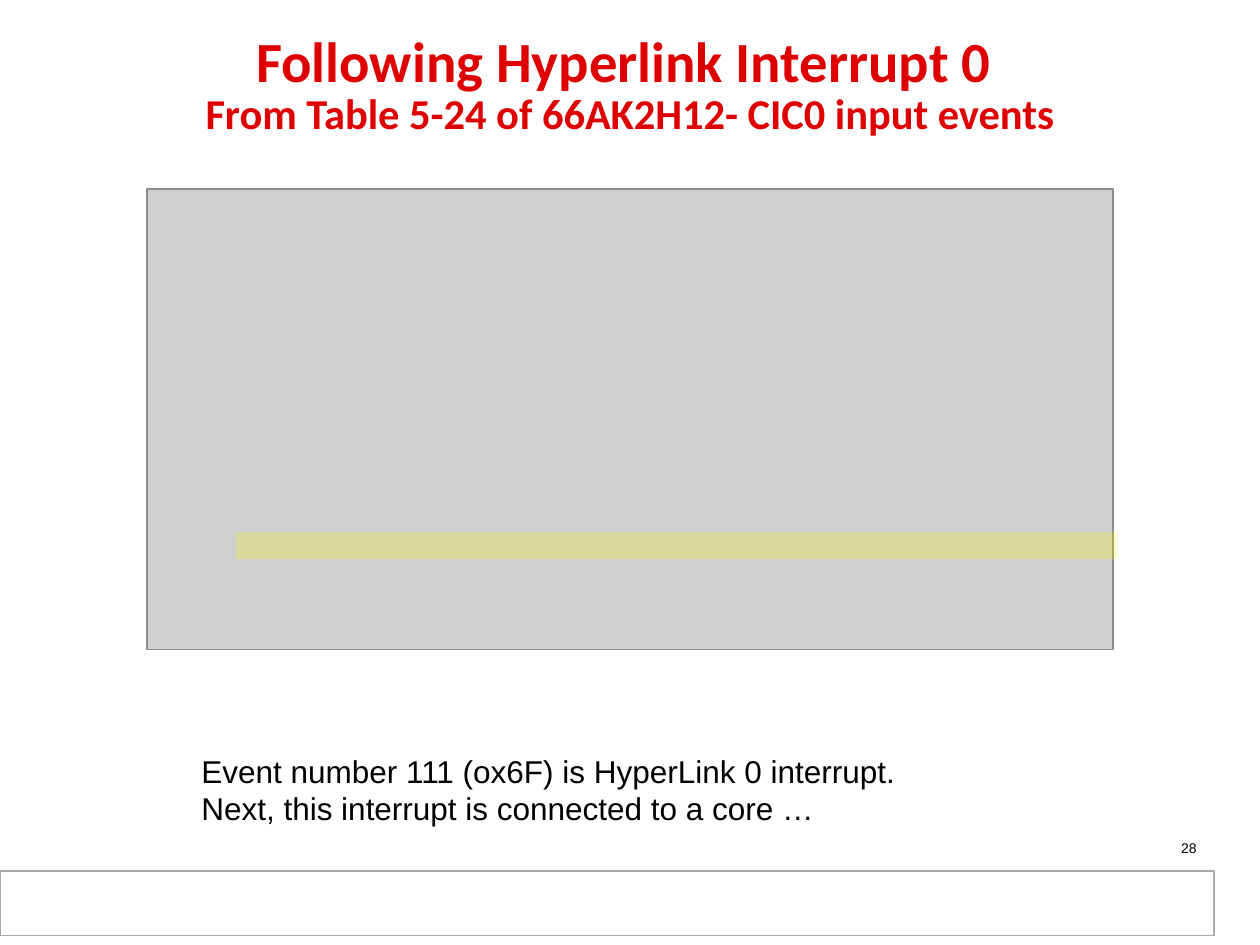
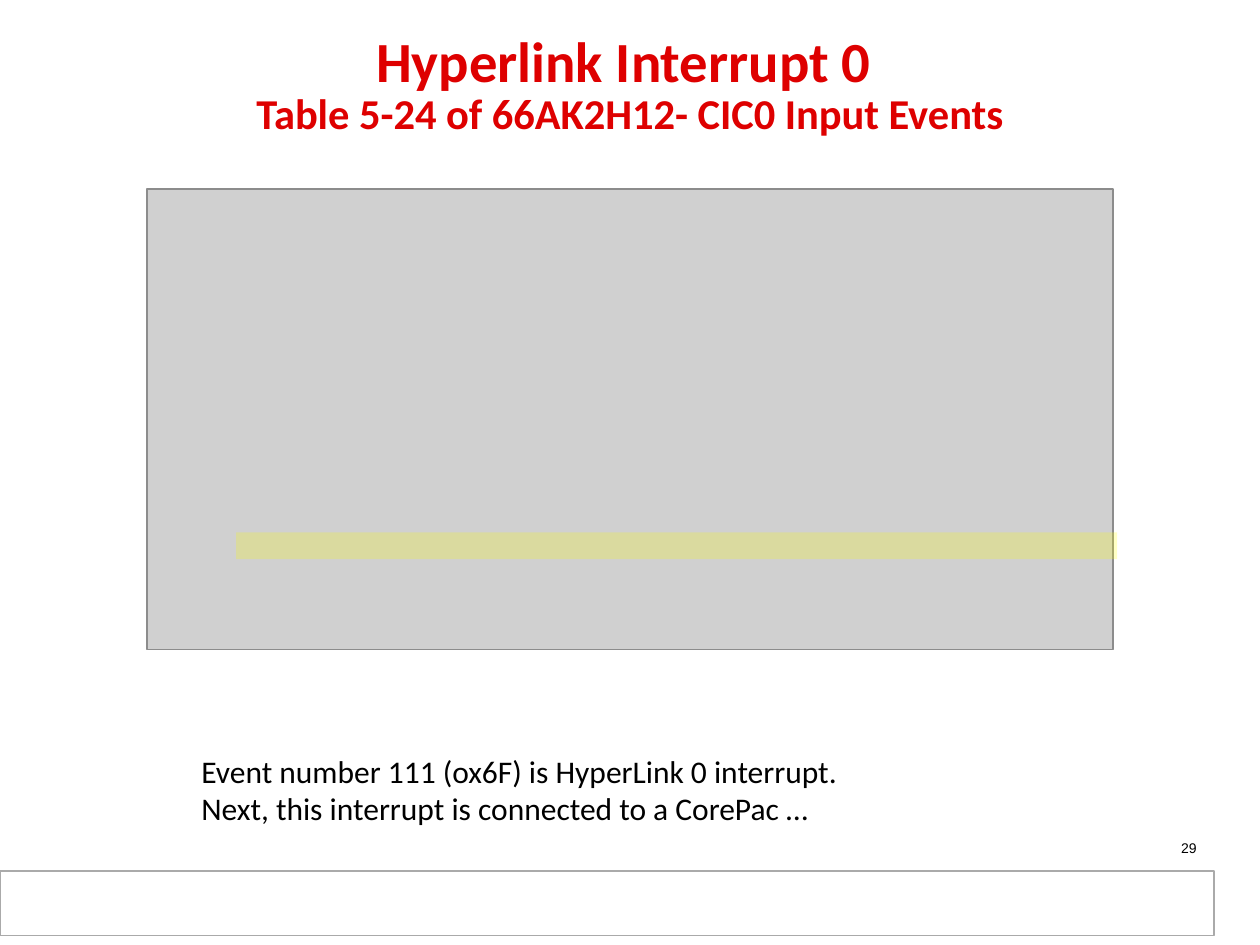
Before and after one commit to hari1989/keystone-workshop, a slide deck: slide 29 of slides/KeyStone_Interrupts.pptx (slide 28 before the commit). Drawn at 1260x945 pixels with LibreOffice and Linux fonts; fonts in the diff are those of the drawing; grey boxes stand for pictures; background and template pictures are left out. Boxes give left, top, right and bottom in pixels: in the first picture for what was removed or moved away, otherwise in the second. Text is boxed around its words. In the diff, an @@ line names an element or a change of style, - is before the commit and + after.

```diff
--- a/slides/KeyStone_Interrupts.pptx
+++ b/slides/KeyStone_Interrupts.pptx
@@ title at (256,42,1004,136): text changed @@
-Following Hyperlink Interrupt 0
-From Table 5-24 of 66AK2H12- CIC0 input events
+Hyperlink Interrupt 0
+Table 5-24 of 66AK2H12- CIC0 Input Events
@@ text at (201,760,837,788): font Arial to Calibri in "Event number 111 (ox6F) is HyperLink 0 ..." @@
@@ text at (201,798,779,825): text changed; font Arial to Calibri @@
-Next, this interrupt is connected to a core …
+Next, this interrupt is connected to a CorePac …
```
Also in this commit, not shown: 29 other slides changed, 7 slides added, 6 slides removed.
